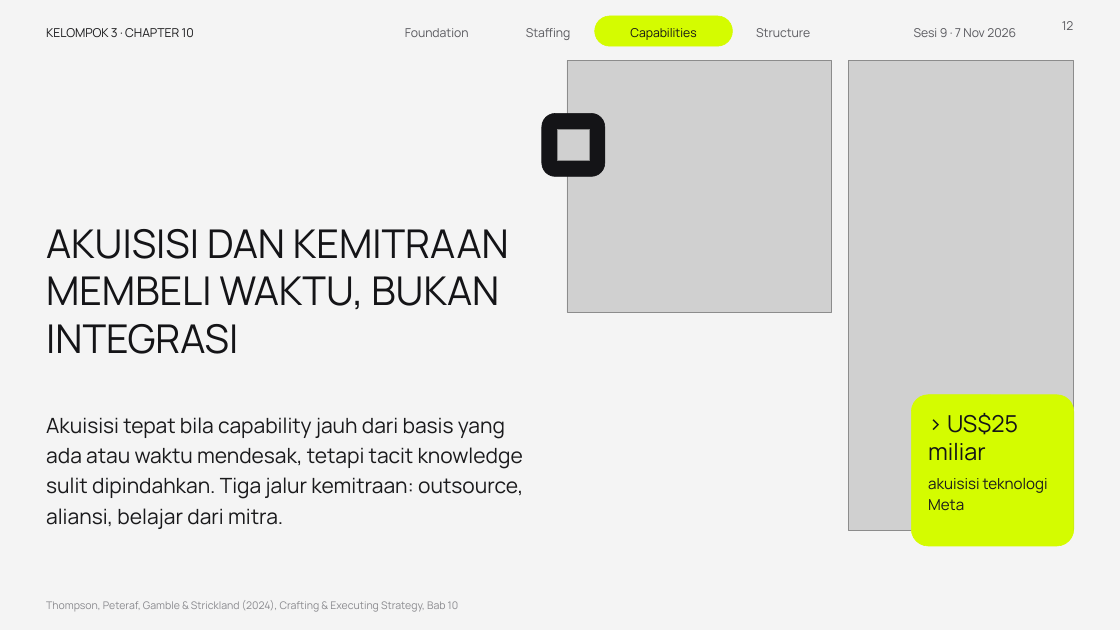
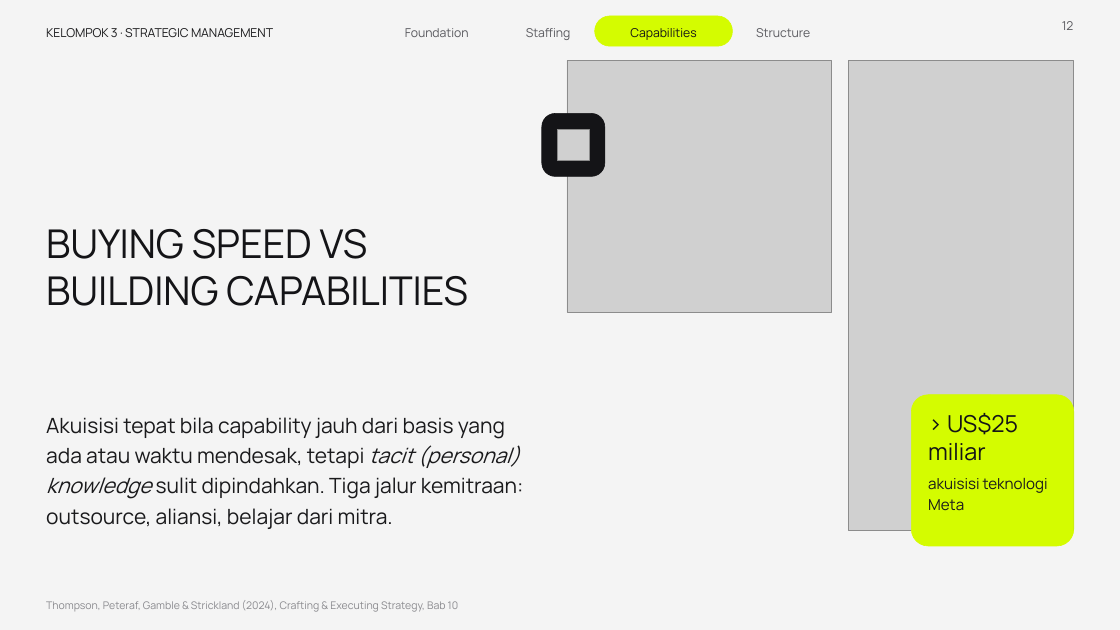
Before and after one commit to aslihabnuri/Dom-Manipulation, a slide deck: slide 12 of presentasi_ch10_kelompok3/SMJKT_Group 3_Aslih_Chapter 10 Strategy Execution.pptx. Drawn at 1120x630 pixels with LibreOffice and Linux fonts; fonts in the diff are those of the drawing; grey boxes stand for pictures. Boxes give left, top, right and bottom in pixels: in the first picture for what was removed or moved away, otherwise in the second. Text is boxed around its words. In the diff, an @@ line names an element or a change of style, - is before the commit and + after.

```diff
--- a/presentasi_ch10_kelompok3/SMJKT_Group 3_Aslih_Chapter 10 Strategy Execution.pptx
+++ b/presentasi_ch10_kelompok3/SMJKT_Group 3_Aslih_Chapter 10 Strategy Execution.pptx
@@ text at box(46, 28, 273, 37): text changed @@
-KELOMPOK 3 · CHAPTER 10
+KELOMPOK 3 · STRATEGIC MANAGEMENT
@@ text removed at box(914, 28, 1016, 37) @@
-Sesi 9 · 7 Nov 2026
@@ text at box(46, 229, 467, 306): text changed @@
-AKUISISI DAN KEMITRAAN MEMBELI WAKTU, BUKAN INTEGRASI
+BUYING SPEED VS BUILDING CAPABILITIES
@@ text at box(46, 417, 523, 529): text changed @@
-Akuisisi tepat bila capability jauh dari basis yang ada atau waktu mendesak, tetapi tacit knowledge sulit dipindahkan. Tiga jalur kemitraan: outsource, aliansi, belajar dari mitra.
+Akuisisi tepat bila capability jauh dari basis yang ada atau waktu mendesak, tetapi tacit (personal) knowledge sulit dipindahkan. Tiga jalur kemitraan: outsource, aliansi, belajar dari mitra.
```
Also in this commit, not shown: 14 other slides changed, 5 slides added, 5 slides removed, 1 other file.
